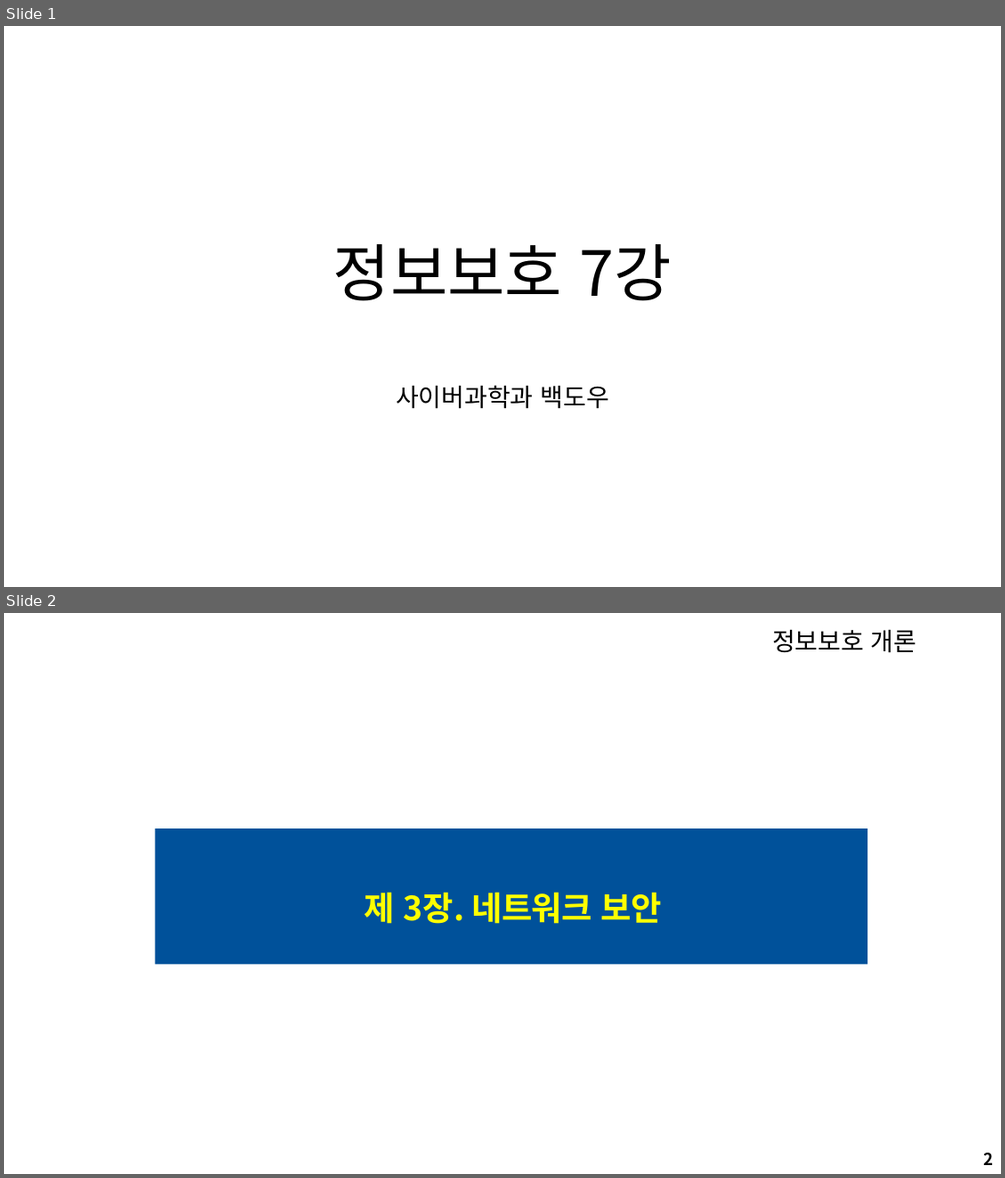
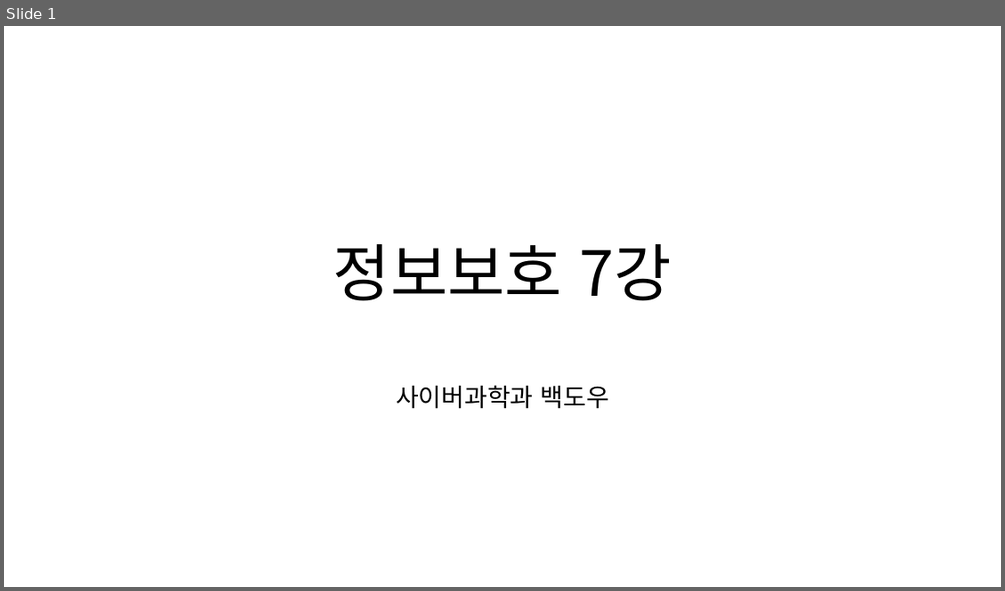
Before and after one commit to arizona95/CyberTraining, a slide deck: Lecture/24_1_정보보호/정보보호 7강.pptx. Shown one above the other, each under a label of ours: slides 1 and 2 before the commit, slide 1 after it. The pictures are 1005x1178 and 1005x591 pixels, drawn with LibreOffice and Linux fonts; fonts in the diff are those of the drawing; background and template pictures are left out. Boxes give left, top, right and bottom in pixels: in the first picture for what was removed or moved away, otherwise in the second. Text is boxed around its words. In the diff, an @@ line names an element or a change of style, - is before the commit and + after.

```diff
--- a/Lecture/24_1_정보보호/정보보호 7강.pptx
+++ b/Lecture/24_1_정보보호/정보보호 7강.pptx
@@ slide 2 removed at bbox=[4, 613, 1001, 1174], background #FFFFFF @@
@@ text removed at bbox=[772, 629, 917, 653] @@
-정보보호 개론
@@ rectangle removed at bbox=[155, 828, 867, 964] @@
@@ text removed at bbox=[364, 892, 661, 924] @@
-제 3장. 네트워크 보안
@@ page number removed at bbox=[984, 1152, 994, 1165] @@
-2
```
Also in this commit, not shown: 3 slides changed, 13 other slides removed, 1 other file.
